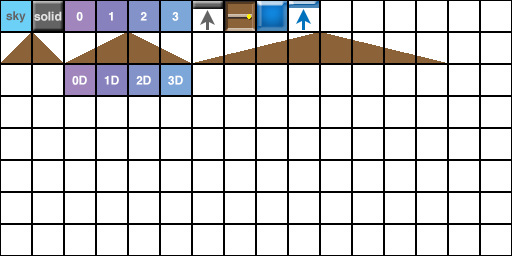
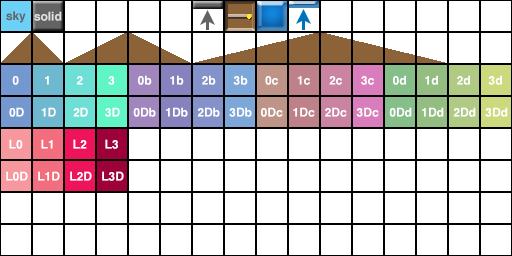
Revision of a layered 512 x 256 image; what changed, layer by layer:
added group "Text" with 40 layers above "Shape 2" over [6, 75, 508, 181]
added layer "3Dd" in group "Text" over [485, 107, 508, 117]
added layer "2Dd" in group "Text" over [453, 107, 476, 117]
added layer "1Dd" in group "Text" over [422, 107, 444, 117]
added layer "0Dd" in group "Text" over [389, 107, 412, 117]
added layer "3Dc" in group "Text" over [356, 107, 379, 117]
added layer "2Dc" in group "Text" over [325, 107, 347, 117]
added layer "1Dc" in group "Text" over [293, 107, 315, 117]
added layer "0Dc" in group "Text" over [261, 107, 283, 117]
added layer "L3D" in group "Text" over [102, 171, 124, 181]
added layer "L2D" in group "Text" over [70, 171, 92, 181]
added layer "L1D" in group "Text" over [38, 171, 60, 181]
added layer "L0D" in group "Text" over [6, 171, 28, 181]
added layer "3D copy 3" in group "Text" over [105, 107, 120, 117]
added layer "2D copy 3" in group "Text" over [73, 107, 88, 117]
renamed "3D" to "3Db", moved it into group "Text", painted on it over [168, 75, 252, 117]
renamed "2D" to "2Db", moved it into group "Text", painted on it over [136, 75, 220, 117]
renamed "1D" to "1Db", moved it into group "Text", painted on it over [104, 75, 188, 117]
renamed "0D" to "0Db", moved it into group "Text", painted on it over [72, 75, 156, 117]
renamed "3" to "3b", moved it into group "Text", painted on it over [172, 12, 248, 85]
renamed "2" to "2b", moved it into group "Text", painted on it over [140, 12, 216, 85]
renamed "1" to "1b", moved it into group "Text", painted on it over [109, 12, 184, 85]
renamed "0" to "0b", moved it into group "Text", painted on it over [76, 12, 152, 85]
painted on "Background" over [1, 1, 511, 191]
…and 18 more changes (18 added)
